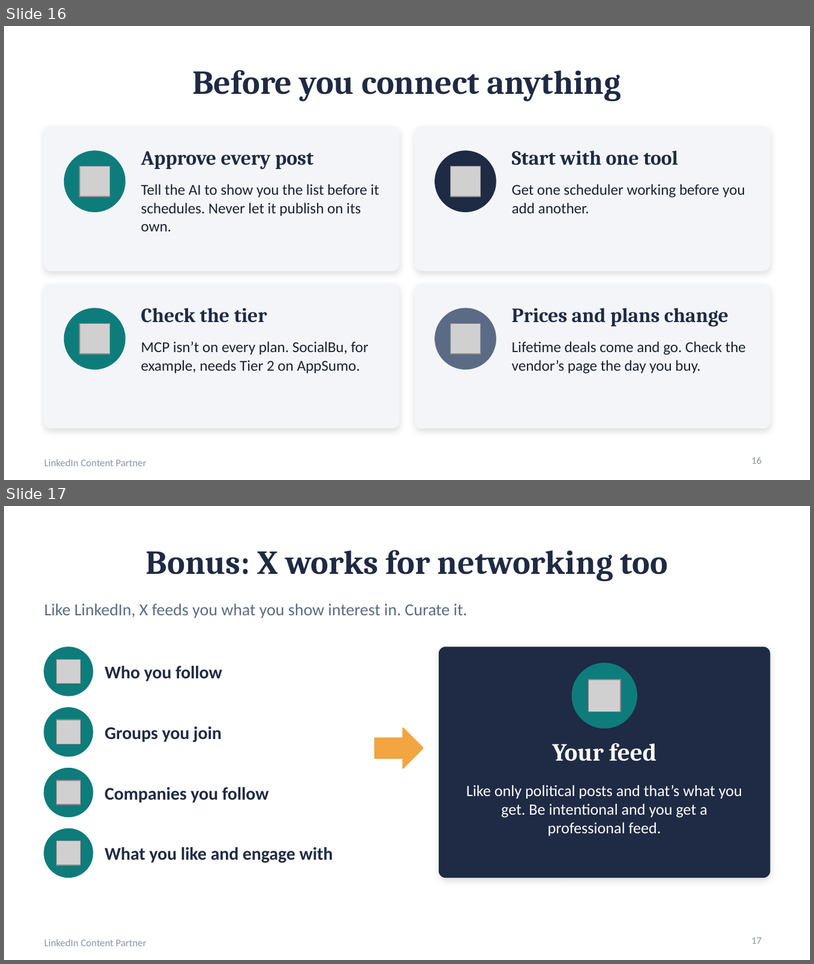
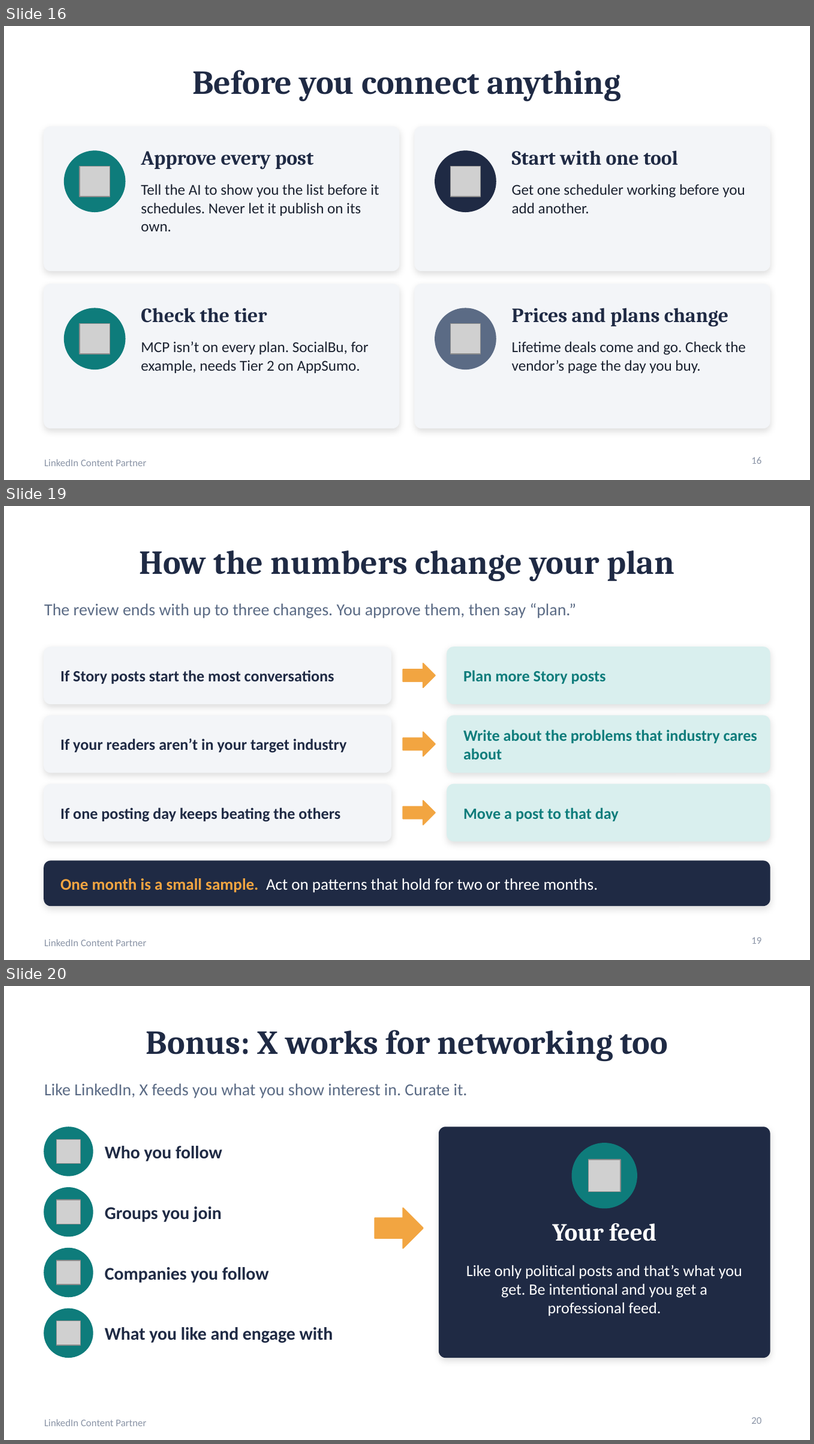
Before and after one commit to crystaljonespmp/LinkedIn-Content-Partner, a slide deck: PowerPoint/LinkedIn-Content-Partner-Slides.pptx. Shown one above the other, each under a label of ours: slides 16 and 17 before the commit, slides 16, 19 and 20 after it; the slides between them are not shown. The pictures are 814x964 and 814x1444 pixels, drawn with LibreOffice and Linux fonts; fonts in the diff are those of the drawing; grey boxes stand for pictures. Boxes give left, top, right and bottom in pixels: in the first picture for what was removed or moved away, otherwise in the second. Text is boxed around its words. In the diff, an @@ line names an element or a change of style, - is before the commit and + after.

```diff
--- a/PowerPoint/LinkedIn-Content-Partner-Slides.pptx
+++ b/PowerPoint/LinkedIn-Content-Partner-Slides.pptx
@@ slide 19 added at (4,506,810,960), background #FFFFFF; not listed: 1 template element that a slide beside it also shows @@
@@ title added at (139,550,675,581), 30 pt, text #1F2A44, bold @@
+How the numbers change your plan
@@ text added at (44,603,577,618), 15 pt, text #5B6B85 @@
+The review ends with up to three changes. You approve them, then say “plan.”
@@ rounded rectangle added at (44,647,391,703), fill #F3F5F8, outline #F3F5F8 1 pt @@
@@ rounded rectangle added at (447,647,770,703), fill #D9EFEE, outline #D9EFEE 1 pt @@
@@ right arrow added at (403,663,435,687), fill #F2A541, outline #F2A541 1 pt @@
@@ text added at (60,670,335,684), 14 pt, text #1F2A44, bold @@
+If Story posts start the most conversations
@@ text added at (464,670,606,684), 14 pt, text #0E7C7B, bold @@
+Plan more Story posts
@@ rounded rectangle added at (44,715,391,772), fill #F3F5F8, outline #F3F5F8 1 pt @@
@@ rounded rectangle added at (447,715,770,772), fill #D9EFEE, outline #D9EFEE 1 pt @@
@@ text added at (60,738,347,753), 14 pt, text #1F2A44, bold @@
+If your readers aren’t in your target industry
@@ right arrow added at (403,732,435,756), fill #F2A541, outline #F2A541 1 pt @@
@@ text added at (464,729,758,759), 14 pt, text #0E7C7B, bold @@
+Write about the problems that industry cares about
@@ rounded rectangle added at (44,784,391,841), fill #F3F5F8, outline #F3F5F8 1 pt @@
@@ rounded rectangle added at (447,784,770,841), fill #D9EFEE, outline #D9EFEE 1 pt @@
@@ text added at (60,807,341,822), 14 pt, text #1F2A44, bold @@
+If one posting day keeps beating the others
@@ right arrow added at (403,801,435,825), fill #F2A541, outline #F2A541 1 pt @@
@@ text added at (464,807,619,821), 14 pt, text #0E7C7B, bold @@
+Move a post to that day
@@ rounded rectangle added at (44,861,770,905), fill #1F2A44, outline #1F2A44 1 pt @@
@@ text added at (60,878,599,892), 14.5 pt, text #FFFFFF @@
+One month is a small sample. Act on patterns that hold for two or three months.
@@ page number added at (752,937,762,943), 9 pt, text #8A94A6 @@
+19
@@ what was slide 17 is now slide 20 @@
@@ page number at (752,1417,762,1423): text changed @@
-17
+20
```
Also in this commit, not shown: 2 other slides added, 5 other files.
